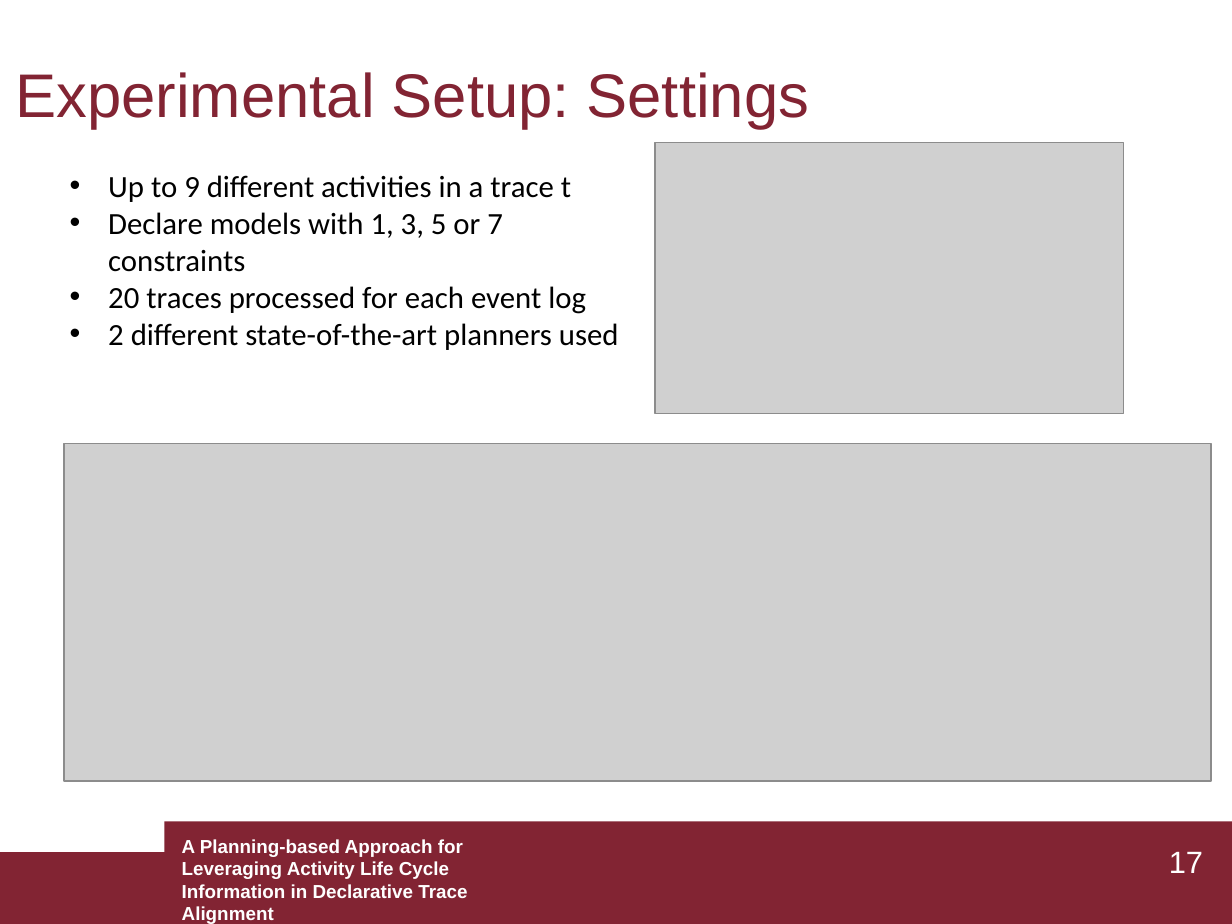
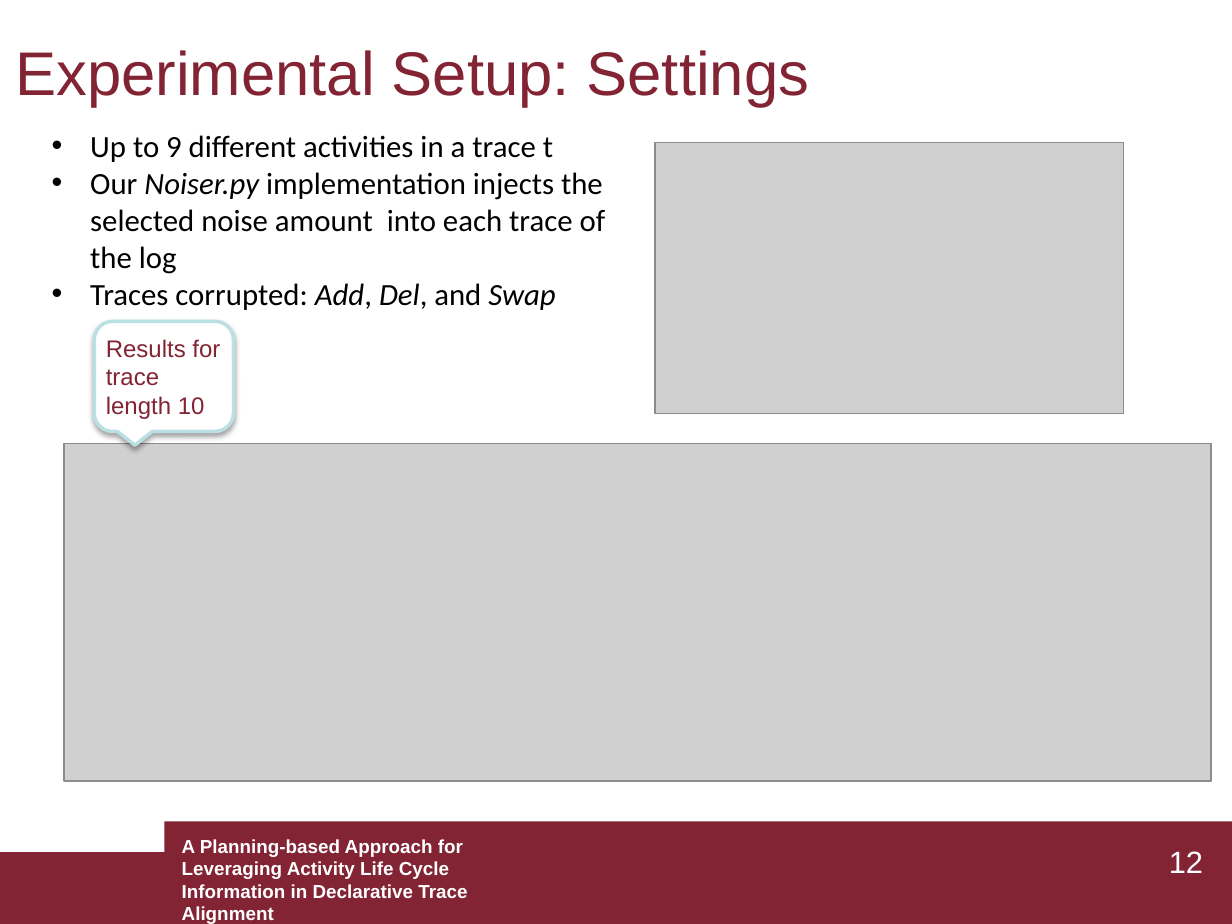
Before and after one commit to GianmarcoBordin/LifeCycleAligner, a slide deck: slide 12 of presentation/Thesis_presentation.pptx (slide 17 before the commit). Drawn at 1232x924 pixels with LibreOffice and Linux fonts; fonts in the diff are those of the drawing; grey boxes stand for pictures. Boxes give left, top, right and bottom in pixels: in the first picture for what was removed or moved away, otherwise in the second. Text is boxed around its words. In the diff, an @@ line names an element or a change of style, - is before the commit and + after.

```diff
--- a/presentation/Thesis_presentation.pptx
+++ b/presentation/Thesis_presentation.pptx
@@ text "Experimental Setup: Settings": place and size @@
-text "Experimental Setup: Settings" at (15, 72, 809, 129)
+text "Experimental Setup: Settings" at (15, 50, 809, 107)
@@ text "Up to 9 different activities ...": place and size @@
-text "Up to 9 different activities ..." at (108, 175, 619, 350)
+text "Up to 9 different activities ..." at (90, 135, 606, 310)
@@ text at (90, 172, 606, 310): text changed @@
-• Declare models with 1, 3, 5 or 7 constraints
-• 20 traces processed for each event log
-• 2 different state-of-the-art planners used
+• Our Noiser.py implementation injects the selected noise amount into each trace of the log
+• Traces corrupted: Add, Del, and Swap
@@ rounded speech box added at (95, 322, 234, 431), fill #FFFFFF, outline #BBE0E3 2 pt, 14 pt, text #822433 @@
+Results for trace length 10
@@ page number at (1169, 851, 1203, 873): text changed @@
-17
+12
```
Also in this commit, not shown: 12 other slides changed, 6 slides removed.
